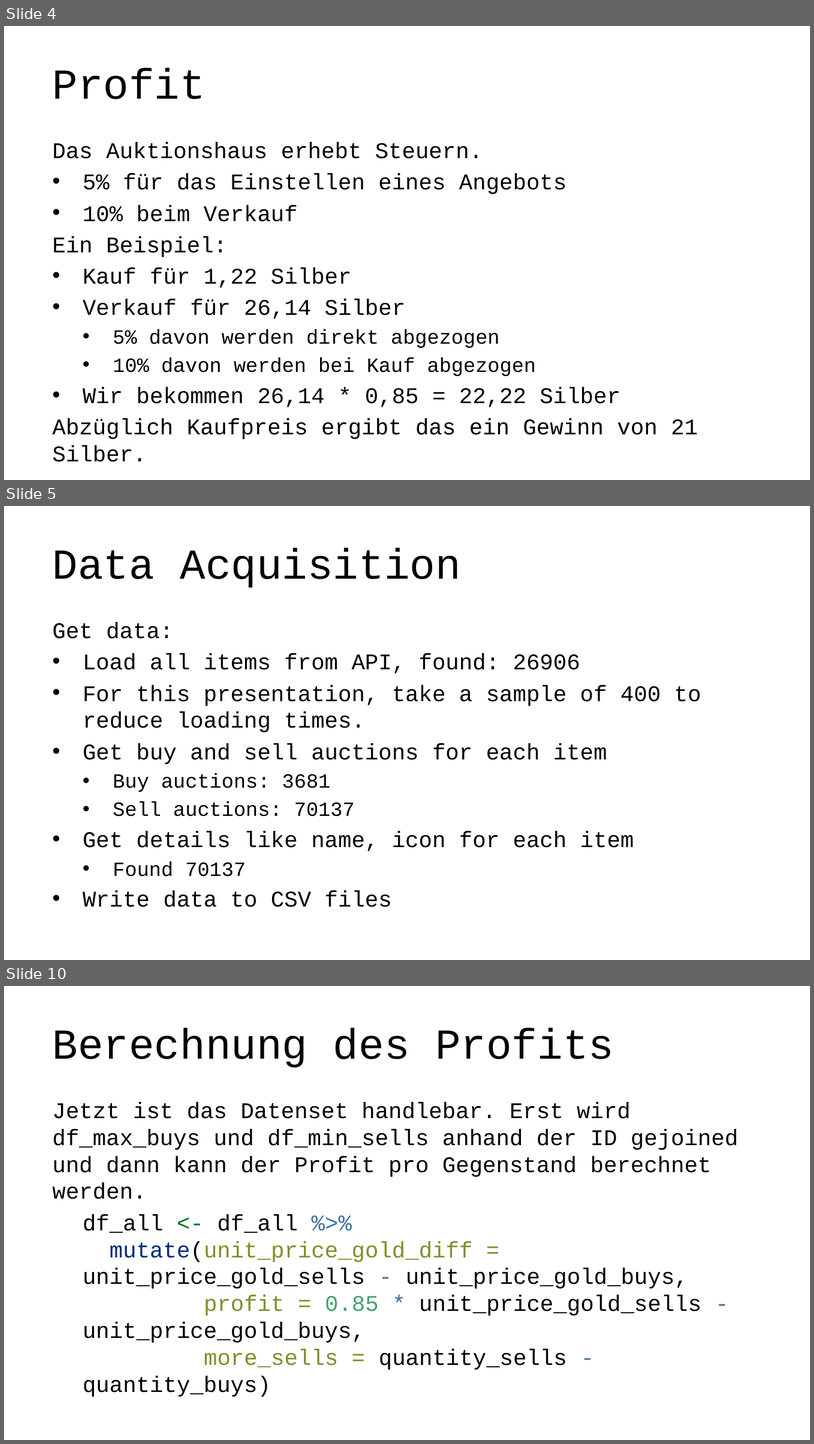
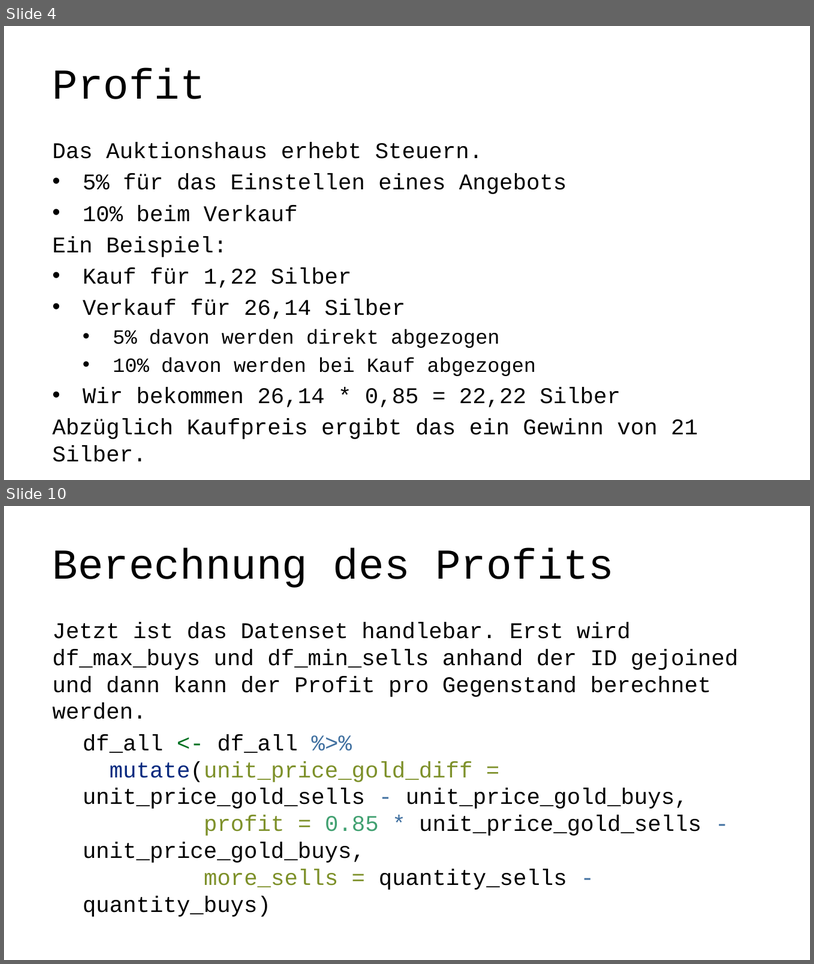
Before and after one commit to lz039/Gw2Trading, a slide deck: reports/presentation.pptx. Shown one above the other, each under a label of ours: slides 4, 5 and 10 before the commit, slides 4 and 10 after it; the slides between them are not shown. The pictures are 814x1444 and 814x964 pixels, drawn with LibreOffice and Linux fonts; fonts in the diff are those of the drawing. Boxes give left, top, right and bottom in pixels: in the first picture for what was removed or moved away, otherwise in the second. Text is boxed around its words. In the diff, an @@ line names an element or a change of style, - is before the commit and + after.

```diff
--- a/reports/presentation.pptx
+++ b/reports/presentation.pptx
@@ slide 5 removed at [4, 506, 810, 960], background #FFFFFF @@
@@ title removed at [53, 549, 461, 588] @@
-Data Acquisition
@@ text removed at [53, 622, 702, 907] @@
-Get data:
-• Load all items from API, found: 26906
-• For this presentation, take a sample of 400 to reduce loading times.
-• Get buy and sell auctions for each item
-  • Buy auctions: 3681
-  • Sell auctions: 70137
-• Get details like name, icon for each item
-  • Found 70137
-• Write data to CSV files
```
Also in this commit, not shown: 5 slides changed, 16 slides added, 1 other slide removed, 3 other files.
